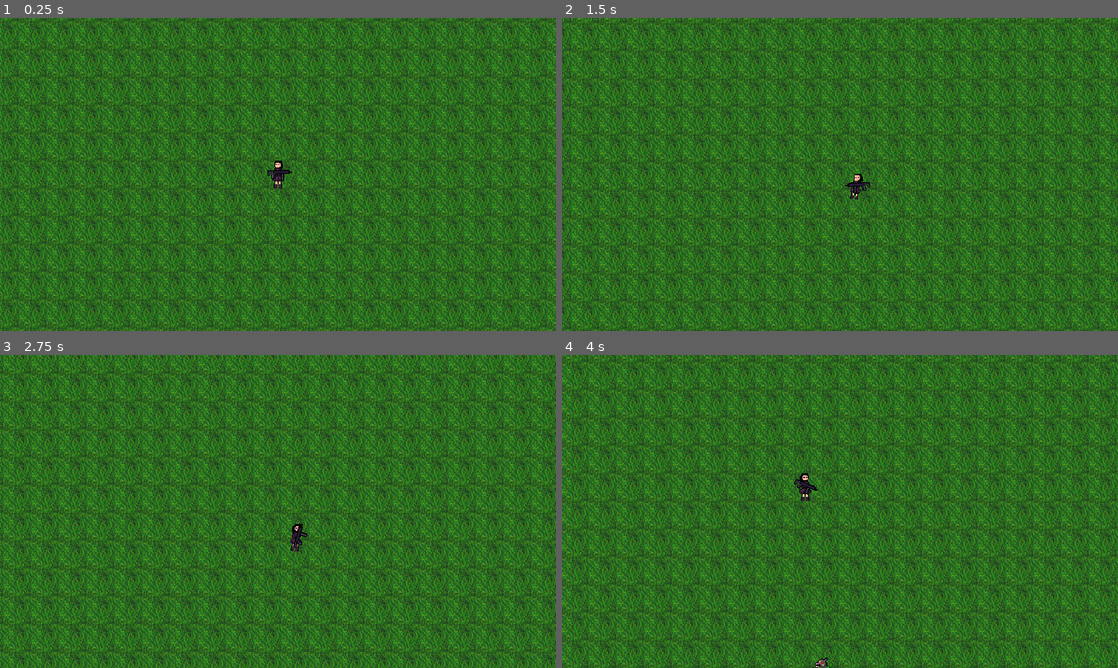
Above: before the commit, frames 1-4 (two rows, left to right).
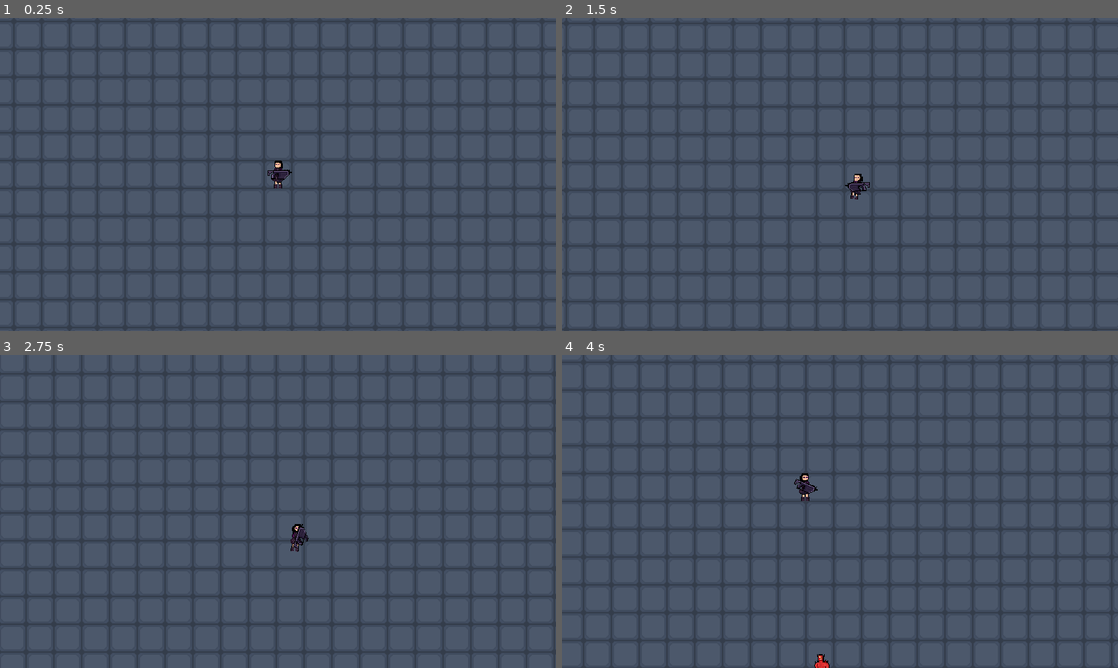
Above: after the commit, the same moments.

Repository: PeterPauk/Godot-Survivors-Clone
Game: Godot game, scene res://World/world.tscn
Two runs of this game, one before a commit and one after it. Both use one fixed random seed, a clock stepped at 60 frames per second and the inputs below.
Inputs (mouse positions are in pixels of both pictures, inside the frame that each line leads up to):
- Up to frame 1 (0.25 s): no input
- Up to frame 2 (1.5 s): tap Enter at 0.5 s; move the mouse to (962, 158) at 0.52 s; hold D (right) 0.53-1.28 s; tap Q (dash) at 0.6, 1.35 s; move the mouse to (728, 190) at 1.27 s; hold S (down) from 1.28 s (still down)
- Up to frame 3 (2.75 s): move the mouse to (333, 442) at 2.02 s; release S (down) at 2.03 s; hold D (right) from 2.03 s (still down); tap Q (dash) at 2.1 s
- Up to frame 4 (4 s): move the mouse to (812, 574) at 2.77 s; release D (right) at 2.78 s; hold W (up) 2.78-3.53 s; tap Q (dash) at 2.85, 3.6 s; move the mouse to (1006, 558) at 3.52 s; hold A (left) from 3.53 s (still down)

The runs differ from the first frame. In frame 1, 100% of the frame differs, in the area x 0-100%, y 0-100%; in frame 2, 100%; in frame 3, 100%; in frame 4, 100%.

Commit message:
graphical update

Diff:
--- a/Enemy/enemy.tscn
+++ b/Enemy/enemy.tscn
@@ -1,7 +1,7 @@
 [gd_scene load_steps=11 format=3 uid="uid://d086k6x2dqno6"]
 
 [ext_resource type="Script" path="res://Enemy/enemy.gd" id="1_5n7pg"]
-[ext_resource type="Texture2D" uid="uid://d2slqu8r1d0yl" path="res://Textures/Enemy/kolbold_weak.png" id="1_sbkmt"]
+[ext_resource type="Texture2D" uid="uid://c28nv17mtkxi7" path="res://Textures/Enemy/imp_weak.png" id="2_s0vxe"]
 [ext_resource type="PackedScene" uid="uid://b1abs8eqyt7ae" path="res://Utility/hurt_box.tscn" id="3_r5upt"]
 [ext_resource type="PackedScene" uid="uid://c6u624sr6hs0g" path="res://Utility/hit_box.tscn" id="4_6ujpg"]
 
@@ -28,6 +28,7 @@
 resource_name = "walk"
 length = 0.6
 loop_mode = 1
+step = 0.2
 tracks/0/type = "value"
 tracks/0/imported = false
 tracks/0/enabled = true
@@ -35,10 +36,10 @@
 tracks/0/interp = 1
 tracks/0/loop_wrap = true
 tracks/0/keys = {
-"times": PackedFloat32Array(0, 0.3, 0.6),
+"times": PackedFloat32Array(0, 0.2, 0.4),
 "transitions": PackedFloat32Array(1, 1, 1),
 "update": 1,
-"values": [0, 1, 0]
+"values": [0, 1, 2]
 }
 
 [sub_resource type="AnimationLibrary" id="AnimationLibrary_5uwq6"]
@@ -60,8 +61,8 @@
 script = ExtResource("1_5n7pg")
 
 [node name="Sprite2D" type="Sprite2D" parent="."]
-texture = ExtResource("1_sbkmt")
-hframes = 2
+texture = ExtResource("2_s0vxe")
+hframes = 3
 
 [node name="CollisionShape2D" type="CollisionShape2D" parent="."]
 visible = false
--- a/Utility/weapon.tscn
+++ b/Utility/weapon.tscn
@@ -1,6 +1,6 @@
 [gd_scene load_steps=3 format=3 uid="uid://dhj2f2wwi330i"]
 
-[ext_resource type="Texture2D" uid="uid://17tptho3thit" path="res://Textures/Items/Weapons/goth gun.png" id="1_md0m7"]
+[ext_resource type="Texture2D" uid="uid://bubtivlptt26c" path="res://Textures/Items/Weapons/goth_vector.png" id="2_delnv"]
 [ext_resource type="Script" path="res://Utility/weapon.gd" id="2_i1k15"]
 
 [node name="Weapon" type="CharacterBody2D"]
@@ -9,4 +9,4 @@
 [node name="Sprite2D" type="Sprite2D" parent="."]
 position = Vector2(0, -1.19209e-07)
 scale = Vector2(0.882812, 0.828125)
-texture = ExtResource("1_md0m7")
+texture = ExtResource("2_delnv")
--- a/World/world.tscn
+++ b/World/world.tscn
@@ -1,6 +1,6 @@
 [gd_scene load_steps=4 format=3 uid="uid://domev1nfrjtxm"]
 
-[ext_resource type="Texture2D" uid="uid://bqyjgp3p701sm" path="res://Textures/dirt_full_new.png" id="1_ibi04"]
+[ext_resource type="Texture2D" uid="uid://si2qc2slw2ff" path="res://Textures/floor_tile.png" id="1_5qnnf"]
 [ext_resource type="PackedScene" uid="uid://bntugelqqirvx" path="res://Player/player.tscn" id="2_xmut7"]
 [ext_resource type="PackedScene" uid="uid://cu5cqmalectxa" path="res://Utility/enemy_spawner.tscn" id="3_6li2r"]
 
@@ -9,7 +9,7 @@
 [node name="Background" type="Sprite2D" parent="."]
 texture_filter = 2
 texture_repeat = 2
-texture = ExtResource("1_ibi04")
+texture = ExtResource("1_5qnnf")
 region_enabled = true
 region_rect = Rect2(0, 0, 4000, 4000)
 
Binary file added: Textures/Enemy/imp.png
Not shown, added: Textures/Enemy/imp.png.import
Binary file added: Textures/Enemy/imp_weak.png
Not shown, added: Textures/Enemy/imp_weak.png.import
Binary file added: Textures/Items/Weapons/goth_vector.png
Not shown, added: Textures/Items/Weapons/goth_vector.png.import
Binary file added: Textures/floor_tile.png
Not shown, added: Textures/floor_tile.png.import
